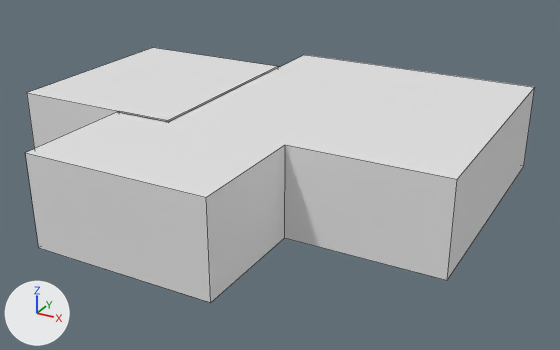
A saved change to the FBX model Assets/06_Models/Lobby/LobbyCube.fbx.
Before and after are seen from a 50 mm lens placed at (9.78, -24.08, 11.06), pointed at (-1.65, -3.3, 0.67). The lights are fixed; the arrows at lower left show +X, +Y and +Z. Mesh edges are drawn as thin lines. Materials are left out; every surface is plain grey. Where no turn or scale is listed for an object, it has been applied to the vertices.

Objects in the first picture: 'Struct'.
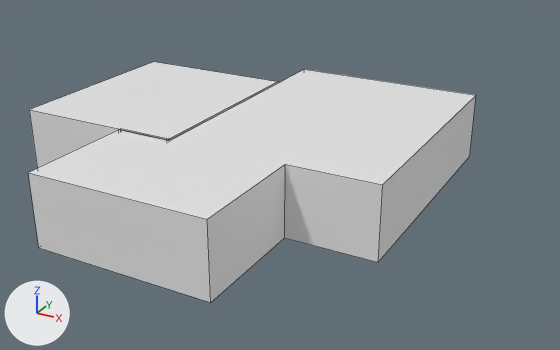
Changed parts and their boxes (x1, y1, x2, y2) in the pictures (560 x 350 px; the box of a moved part takes in the faces that stretch with it):
'Struct', reshaped (12% narrower)
    before: (25, 48, 534, 303)
    after: (28, 62, 476, 303)
part 1 of me_cube_010, moved or reshaped
    before: (26, 48, 534, 197)
    after: (28, 62, 476, 219)
part 2 of me_cube_010, moved or reshaped
    before: (285, 88, 534, 280)
    after: (285, 96, 476, 262)
part 3 of me_cube_010, moved or reshaped
    before: (25, 93, 285, 303)
    after: (28, 110, 285, 303)

The change, as a list of edits to the scene's bpy script:
```text
Change me_cube_010:
    where me_cube_010.from_pydata(...)  # 23 vertices, 14 faces; spans x -10.0..5.0, y -10.0..3.0, z -0.6..3.0
    used by ob_struct; location = (0.0, 0.0, 0.0)
    me_cube_010 part 1: all 2 vertices in x 5.0, y -6.0..3.0, z 3.0 are moved by (-2.0, 0.0, -0.6)
    me_cube_010 part 2: all 2 vertices in x 5.0, y -6.0..3.0, z 0.0 are moved by (-2.0, 0.0, 0.0)
    me_cube_010 part 3: all 8 vertices in x -10.0..0.0, y -10.0..3.0, z 3.0 are moved by (0.0, 0.0, -0.6)
```
